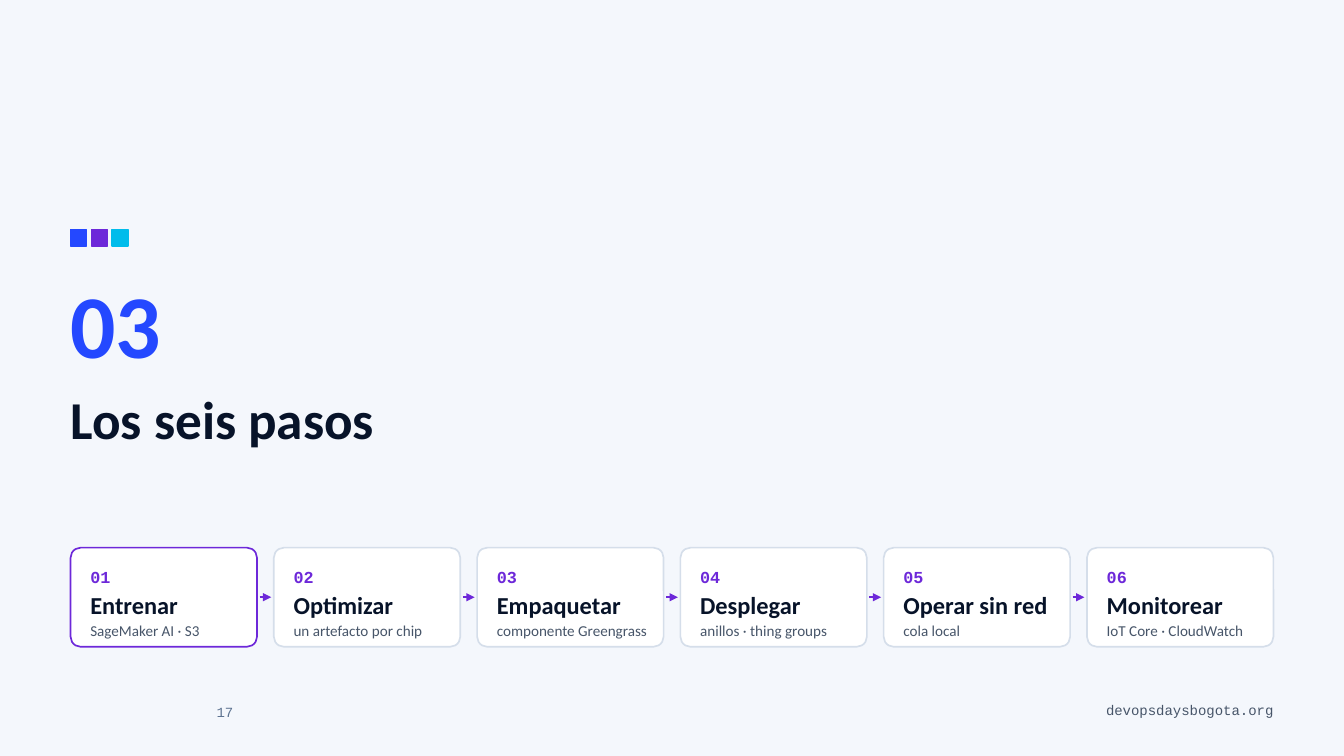
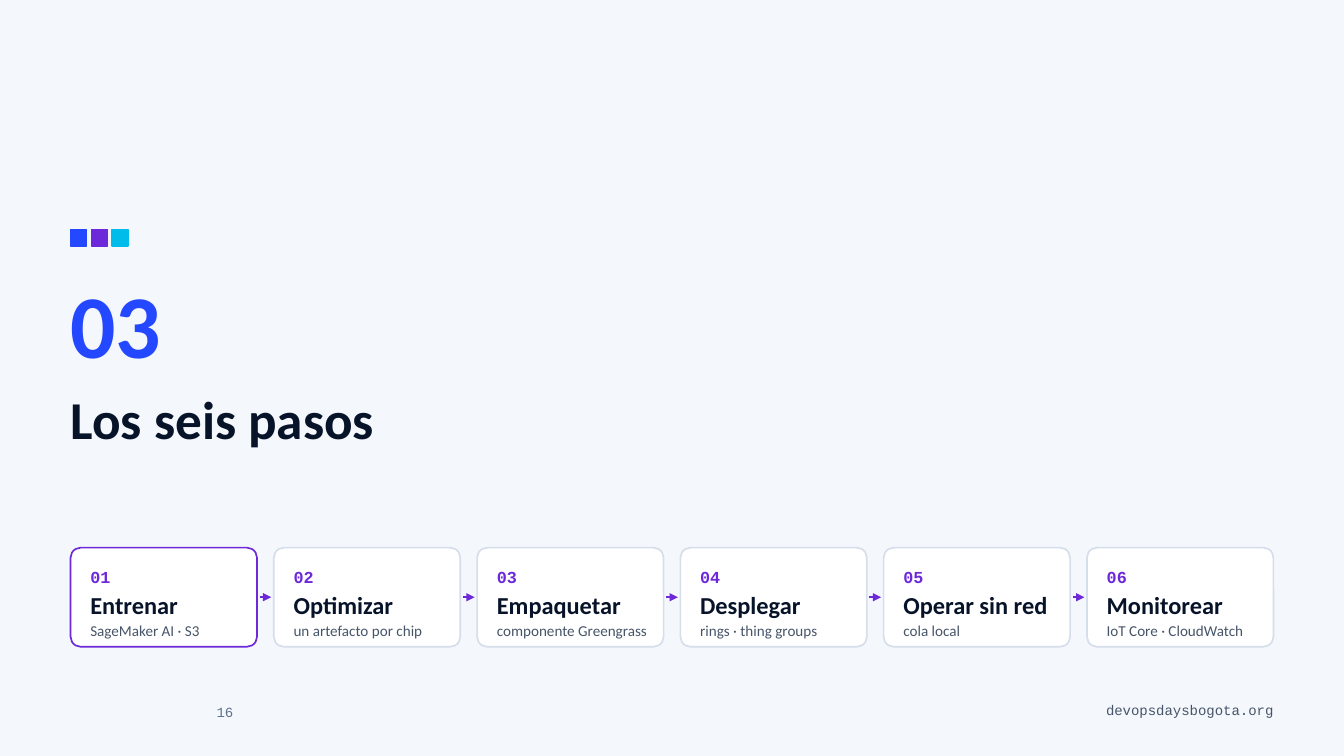
Before and after one commit to alejandro945/mlops-a-ciegas, a slide deck: slide 16 of talk/MLOps-a-ciegas-DevOpsDays-Bogota-2026.pptx (slide 17 before the commit). Drawn at 1344x756 pixels with LibreOffice and Linux fonts; fonts in the diff are those of the drawing; background and template pictures are left out. Boxes give left, top, right and bottom in pixels: in the first picture for what was removed or moved away, otherwise in the second. Text is boxed around its words. In the diff, an @@ line names an element or a change of style, - is before the commit and + after.

```diff
--- a/talk/MLOps-a-ciegas-DevOpsDays-Bogota-2026.pptx
+++ b/talk/MLOps-a-ciegas-DevOpsDays-Bogota-2026.pptx
@@ text in rounded rectangle at <box>700,625,817,639</box>: text changed @@
-anillos · thing groups
+rings · thing groups
@@ page number at <box>217,707,234,717</box>: text changed @@
-17
+16
```
Also in this commit, not shown: 14 other slides changed, 1 slide removed, 7 other files.
